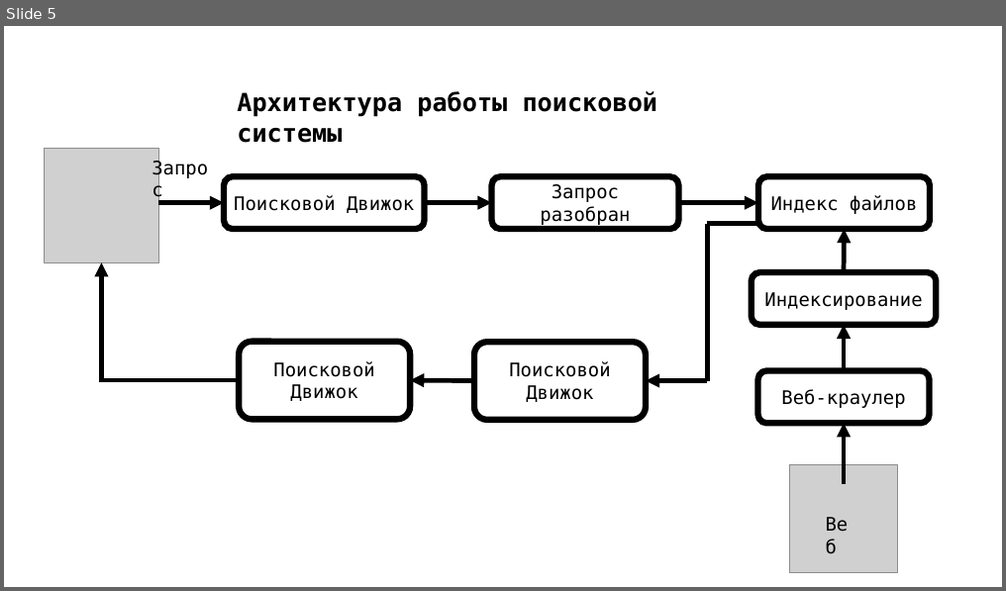
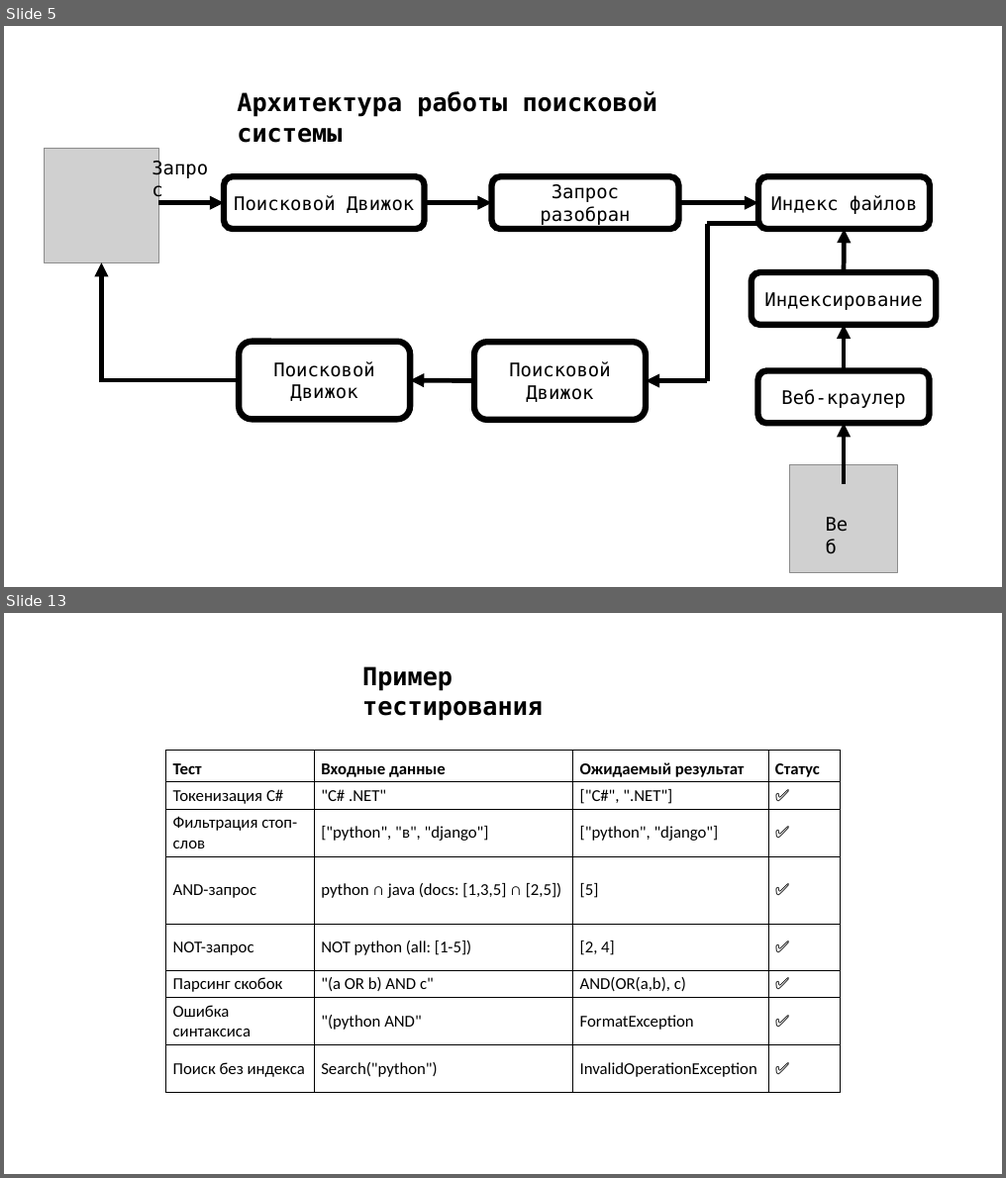
Before and after one commit to 0xK3rn0de/kursach_search, a slide deck: преза.pptx. Shown one above the other, each under a label of ours: slide 5 before the commit, slides 5 and 13 after it; the slides between them are not shown. The pictures are 1006x591 and 1006x1178 pixels, drawn with LibreOffice and Linux fonts; fonts in the diff are those of the drawing; grey boxes stand for pictures. Boxes give left, top, right and bottom in pixels: in the first picture for what was removed or moved away, otherwise in the second. Text is boxed around its words. In the diff, an @@ line names an element or a change of style, - is before the commit and + after.

```diff
--- a/преза.pptx
+++ b/преза.pptx
@@ slide 13 added at box(4, 613, 1002, 1174), background #FFFFFF @@
@@ text added at box(362, 666, 543, 721), 24 pt, text #000000, bold @@
+Пример тестирования
@@ table added at box(166, 750, 841, 1091), 8 rows, 4 columns @@
+Тест | Входные данные | Ожидаемый результат | Статус
+Токенизация C# | "C# .NET" | ["C#", ".NET"] | ✅
+Фильтрация стоп-слов | ["python", "в", "django"] | ["python", "django"] | ✅
+AND-запрос | python ∩ java (docs: [1,3,5] ∩ [2,5]) | [5] | ✅
+NOT-запрос | NOT python (all: [1-5]) | [2, 4] | ✅
+Парсинг скобок | "(a OR b) AND c" | AND(OR(a,b), c) | ✅
+Ошибка синтаксиса | "(python AND" | FormatException | ✅
+Поиск без индекса | Search("python") | InvalidOperationException | ✅
```
Also in this commit, not shown: 2 slides changed, 6 other slides added, 11 slides removed, 15 other files.
